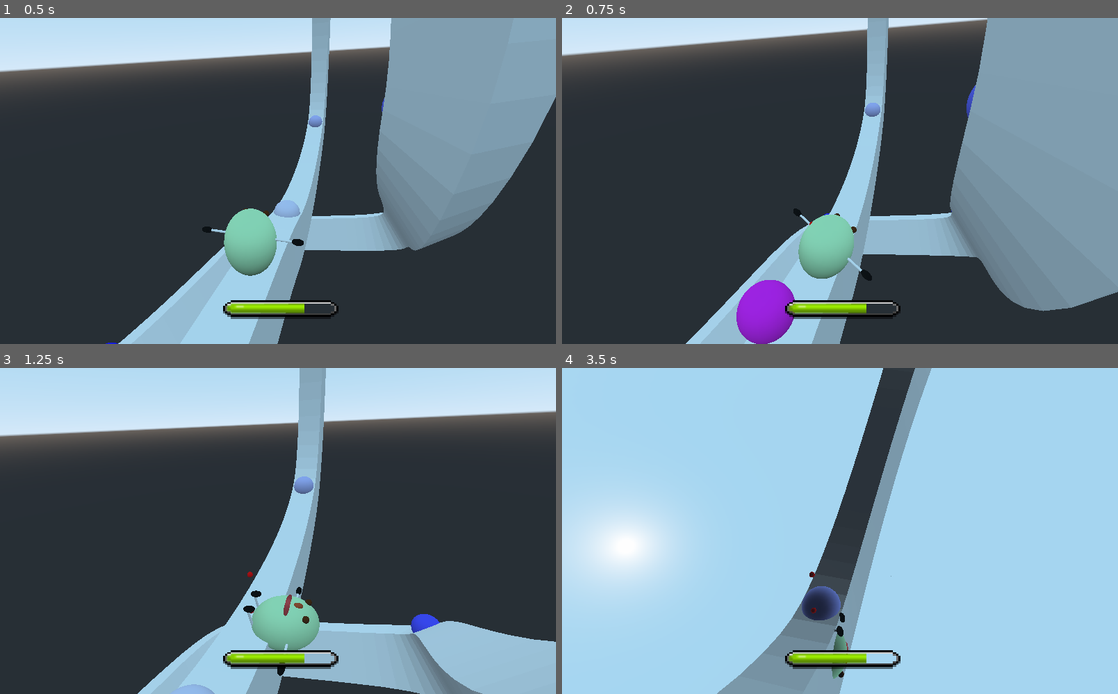
Above: before the commit, frames 1-4 (two rows, left to right).
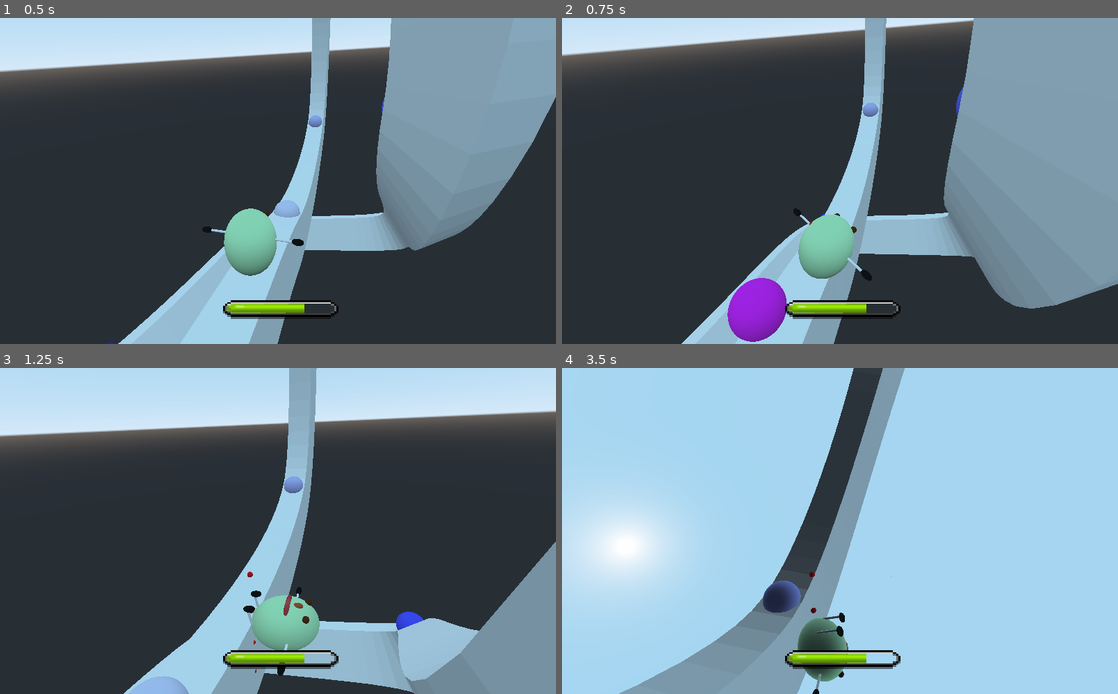
Above: after the commit, the same moments.

Repository: kevinms/godot-wild-jam-28
Game: Godot game, scene res://World.tscn
The game is run twice, just before and just after one commit, with the same random seed, the same clock (stepped at 60 frames per second) and the same inputs.
Inputs:
- Up to frame 1 (0.5 s): no input
- Up to frame 2 (0.75 s): hold Right (ui_right) from 0.53 s (still down)
- Up to frame 3 (1.25 s): keep holding Right (ui_right)
- Up to frame 4 (3.5 s): release Right (ui_right) at 1.28 s; hold Left (ui_left) 1.28-2.03 s; hold Right (ui_right) from 2.03 s (still down)

Frame 1 is identical in both runs. In frame 2, 4.0% of the frame differs, in the area x 21-100%, y 0-100%; in frame 3, 12%; in frame 4, 16%, in the area x 10-67%, y 0-100%.

Commit message:
Added displacement based on lean angle.

Diff:
--- a/Egg.gd
+++ b/Egg.gd
@@ -46,8 +46,11 @@
 	$Body.rotate_object_local($Body.transform.basis.z, lean_angle)
 
 	# Apply spin
-	#TODO: wire up the spin speed to music speed
 	$Body/DancePivot.rotate_object_local($Body/DancePivot.transform.basis.y, sign(lean_angle) * spin_speed)
+
+	# Displacement
+	var offset = lean_angle / fall_angle
+	global_transform.origin += lerp(Vector3.ZERO, -global_transform.basis.x*0.4, offset)
 
 	if abs(lean_angle) > fall_angle:
 		print("YOU LOSE")
